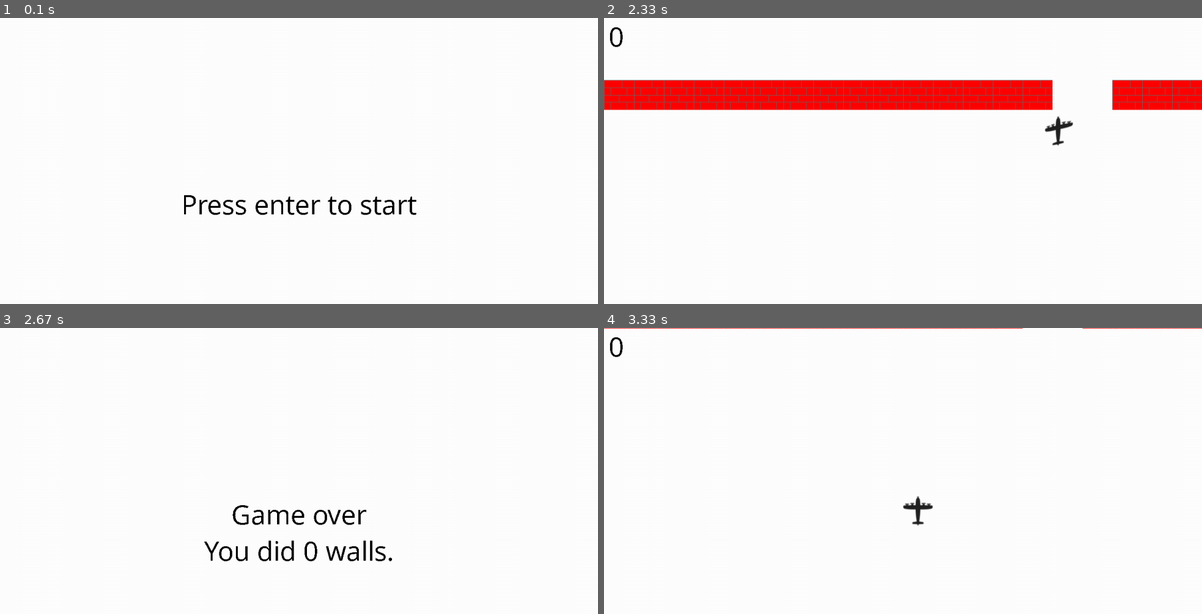
Above: before the commit, frames 1-4 (two rows, left to right).
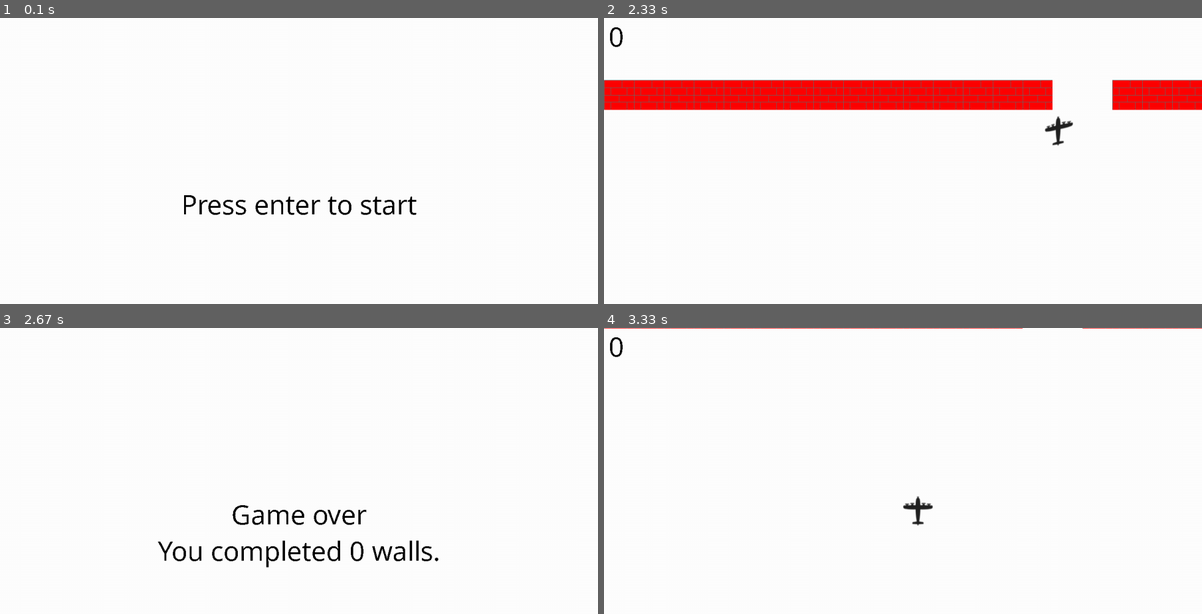
Above: after the commit, the same moments.

Repository: joseffallman/pygame_wallride
Game: pygame game, started from src/main.py
Two runs of this game, one before a commit and one after it. Both use one fixed random seed, a clock stepped at 60 frames per second and the inputs below.
Inputs:
- Up to frame 1 (0.1 s): no input
- Up to frame 2 (2.33 s): tap Enter at 0.33 s; hold Right 0.67-1.13 s; hold Up 1.17-1.47 s; hold Right 1.5-1.97 s; hold Left from 2 s (still down)
- Up to frame 3 (2.67 s): release Left at 2.53 s
- Up to frame 4 (3.33 s): tap Enter at 2.9, 3.3 s

Frames 1-2 are identical in both runs. In frame 3, 1.4% of the frame differs, in the area x 26-74%, y 74-84%; in frame 4, nothing differs.

Commit message:
Changed gameover text

Diff:
--- a/src/gameover.py
+++ b/src/gameover.py
@@ -17,7 +17,7 @@
 
         # Bestäm vilken text som ska skrivas.
         text = "Game over"
-        text2 = f"You did {self.walls_completed} walls."
+        text2 = f"You completed {self.walls_completed} walls."
 
         # Räkna ut hur stor texten kommer bli
         text_w, text_h = self.myfont.size(text)
